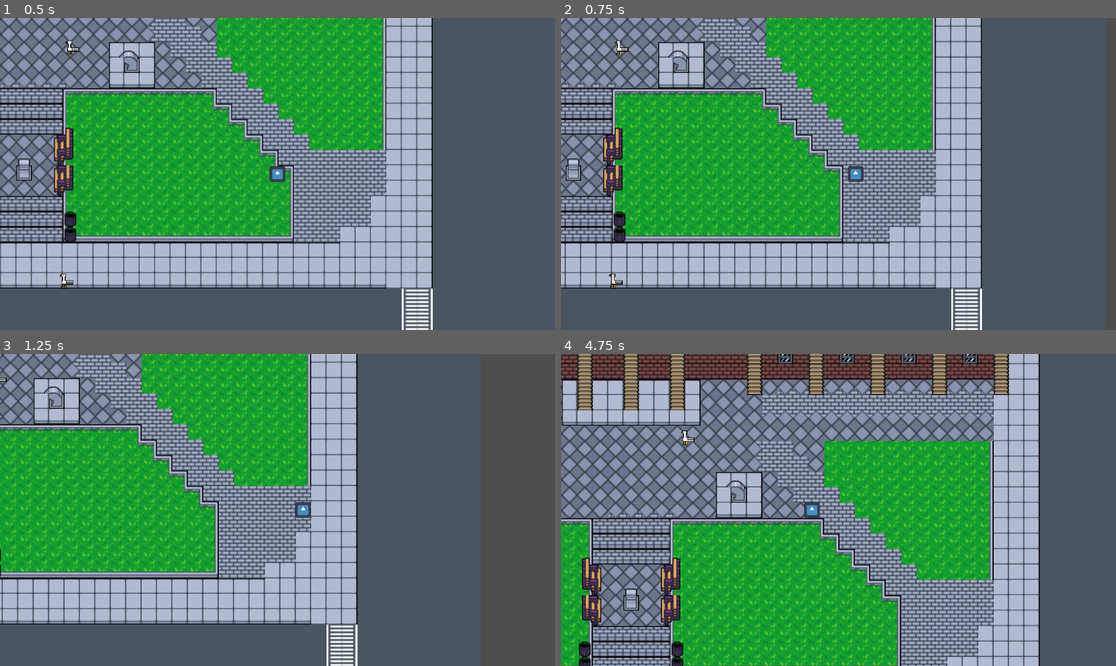
Above: before the commit, frames 1-4 (two rows, left to right).
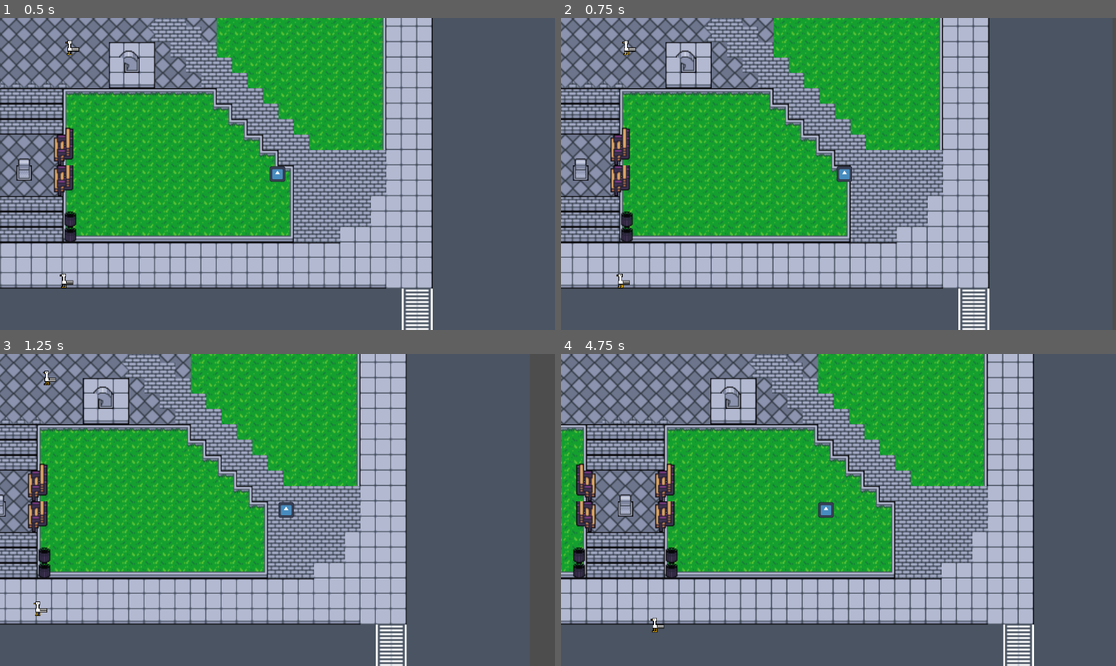
Above: after the commit, the same moments.

Repository: ReusableChopsticks/GodotGame
Game: Godot game, scene res://scenes/levels/level_base.tscn
Same seed, same stepped clock (60 frames per second), same inputs: the game is played once before the commit and once after it. The engine's default icon, where the game draws it, is replaced by a stand-in: a white triangle on a blue panel in a dark square.
Inputs:
- Up to frame 1 (0.5 s): no input
- Up to frame 2 (0.75 s): tap Enter at 0.5 s; hold D (move_right) from 0.53 s (still down); hold E (eat) from 0.53 s (still down)
- Up to frame 3 (1.25 s): keep holding D (move_right); keep holding E (eat); tap Q (throw) at 0.8 s
- Up to frame 4 (4.75 s): release D (move_right) at 1.28 s; release E (eat) at 1.28 s; hold Down (move_down) 1.28-2.03 s; tap Q (throw) at 1.35, 2.3, 3.8, 4.35 s; tap E (eat) at 1.55, 3.05, 4.55 s; hold D (move_right) 2.03-2.78 s; hold E (eat) 2.03-2.78 s; hold Up (move_up) 2.78-3.53 s; tap R (ready_camera) at 2.85 s; hold V (take_photo) 3.53-4.28 s; hold A (move_left) from 3.53 s (still down)

Frame 1 is identical in both runs. In frame 2, 23% of the frame differs, in the area x 0-78%, y 0-100%; in frame 3, 38%; in frame 4, 70%, in the area x 0-87%, y 0-100%.

Commit message:
lunch now gets eaten started on crumbs

Diff:
--- /dev/null
+++ b/scenes/crumbs/crumb_thrower.gd
@@ -0,0 +1,11 @@
+extends Node2D
+
+
+# Called when the node enters the scene tree for the first time.
+func _ready():
+	pass # Replace with function body.
+
+
+# Called every frame. 'delta' is the elapsed time since the previous frame.
+func _process(delta):
+	pass
--- /dev/null
+++ b/scenes/crumbs/crumb_thrower.tscn
@@ -0,0 +1,6 @@
+[gd_scene load_steps=2 format=3 uid="uid://dsubgwle1qnp0"]
+
+[ext_resource type="Script" path="res://scenes/crumbs/crumb_thrower.gd" id="1_i50v3"]
+
+[node name="crumb_thrower" type="Node2D"]
+script = ExtResource("1_i50v3")
--- /dev/null
+++ b/scenes/crumbs/crumbs.tscn
@@ -0,0 +1,17 @@
+[gd_scene load_steps=3 format=3 uid="uid://bw0badpfeebre"]
+
+[ext_resource type="Texture2D" uid="uid://ced1sbcksdld0" path="res://scenes/crumbs/crumbs_sprite.png" id="1_naf0m"]
+
+[sub_resource type="RectangleShape2D" id="RectangleShape2D_dfuvf"]
+size = Vector2(14, 14)
+
+[node name="crumbs" type="Area2D"]
+
+[node name="Sprite2D" type="Sprite2D" parent="."]
+position = Vector2(80, 37)
+scale = Vector2(0.1, 0.1)
+texture = ExtResource("1_naf0m")
+
+[node name="CollisionShape2D" type="CollisionShape2D" parent="."]
+position = Vector2(80, 37)
+shape = SubResource("RectangleShape2D_dfuvf")
--- a/scenes/enemies/seagull.gd
+++ b/scenes/enemies/seagull.gd
@@ -32,7 +32,7 @@
 		print(str(body.name) + " has entered seagull range")
 
 # If the player is an Area2D for some reason, copy paste code above down here
-func _on_detect_area_area_entered(area):
+func _on_detect_area_area_entered(_area):
 	pass
 
 func fly_towards_player():
--- a/scenes/levels/level_base.tscn
+++ b/scenes/levels/level_base.tscn
@@ -1,8 +1,9 @@
-[gd_scene load_steps=4 format=3 uid="uid://b6bltyd5sc24d"]
+[gd_scene load_steps=5 format=3 uid="uid://b6bltyd5sc24d"]
 
 [ext_resource type="TileSet" uid="uid://cjgy3i8agdgn2" path="res://graphics/tilemaps/city/city.tres" id="1_ibaco"]
 [ext_resource type="PackedScene" uid="uid://byc3q31dfxkfl" path="res://scenes/player/player.tscn" id="2_atl8d"]
 [ext_resource type="PackedScene" uid="uid://mkfqrm438dw1" path="res://scenes/enemies/seagull.tscn" id="3_j2x8c"]
+[ext_resource type="PackedScene" uid="uid://bdy2oabwtmogw" path="res://scenes/lunch/lunch.tscn" id="4_70h26"]
 
 [node name="LevelBase" type="Node2D"]
 
@@ -18,16 +19,18 @@
 
 [node name="Seagull" parent="Enemies" instance=ExtResource("3_j2x8c")]
 position = Vector2(210, 204)
-metadata/_edit_group_ = true
 
 [node name="Seagull2" parent="Enemies" instance=ExtResource("3_j2x8c")]
 position = Vector2(420, 408)
-metadata/_edit_group_ = true
 
 [node name="Seagull3" parent="Enemies" instance=ExtResource("3_j2x8c")]
 position = Vector2(426, 166)
-metadata/_edit_group_ = true
 
 [node name="Player" parent="." instance=ExtResource("2_atl8d")]
 position = Vector2(639, 297)
 scale = Vector2(0.125, 0.125)
+
+[node name="Lunch" parent="Player" instance=ExtResource("4_70h26")]
+
+[connection signal="eat" from="Player" to="Player/Lunch" method="_on_player_eat"]
+[connection signal="eating_speed_percentage" from="Player/Lunch" to="Player" method="_on_lunch_eating_speed_percentage"]
--- a/lunch.gd
+++ b/scenes/lunch/lunch.gd
@@ -2,7 +2,7 @@
 @export var eat_rate = 1
 @export var eat_percent = 0
 @export_enum("Wrap", "Fork", "Chopsticks", "Soup") var food_type: int
-@export var wrap_percentage = 50
+@export var wrap_move_percentage = 50
 signal eating_speed_percentage(percent:int)
 signal launch_microgame(game)
 signal food_complete
@@ -20,13 +20,14 @@
 			food_complete.emit()
 
 
-func _on_eat(is_moving:bool):
+func _on_player_eat(is_moving:bool):
+	print(eat_percent)
 	if eating:
 		eating = false
 		eating_speed_percentage.emit(100)
 	elif food_type == 0:
 		eating = true
-		eating_speed_percentage.emit(wrap_percentage)
+		eating_speed_percentage.emit(wrap_move_percentage)
 	elif is_moving:
 		eating = true
 		eating_speed_percentage.emit(0)
--- a/lunch.tscn
+++ b/scenes/lunch/lunch.tscn
@@ -1,6 +1,6 @@
 [gd_scene load_steps=2 format=3 uid="uid://bdy2oabwtmogw"]
 
-[ext_resource type="Script" path="res://lunch.gd" id="1_e06mv"]
+[ext_resource type="Script" path="res://scenes/lunch/lunch.gd" id="1_e06mv"]
 
 [node name="Lunch" type="Node2D"]
 script = ExtResource("1_e06mv")
--- a/scenes/player/player.gd
+++ b/scenes/player/player.gd
@@ -9,23 +9,25 @@
 var is_camera_out
 var throw_distance
 
-@export var speed: int = 100
+@export var base_speed: int = 100
 @export var moving = false
 @export var starting_throw_distance = 5
 @export var throw_grow_distance = 5
 @export var player_stats: Resource
+
+var speed
 
 # Called when the node enters the scene tree for the first time.
 func _ready():
 	screen_size = get_viewport_rect().size
 	throw_distance = starting_throw_distance
 	is_camera_out = false
-
+	speed = base_speed
 	player_stats.player_pos = position
 
 
 # Called every frame. 'delta' is the elapsed time since the previous frame.
-func _process(delta):
+func _process(_delta):
 	var direction = Input.get_vector("move_left", "move_right", "move_up", "move_down")
 	velocity = direction * speed
 	move_and_slide()
@@ -40,11 +42,11 @@
 	#if Input.is_action_pressed("move_left"):
 		#velocity.x -= 1
 		#
-	#if velocity.length() > 0:
+	if direction.length() > 0:
 		#velocity = velocity.normalized() * speed
-		#moving = true
-	#else:
-		#moving = false
+		moving = true
+	else:
+		moving = false
 	#position += velocity * delta
 	#position = position.clamp(Vector2.ZERO, screen_size)
 
@@ -55,7 +57,7 @@
 		throw.emit(throw_distance)
 		throw_distance = starting_throw_distance
 
-	if Input.is_action_pressed("eat"):
+	if Input.is_action_just_pressed("eat"):
 		eat.emit(moving)
 	if Input.is_action_pressed("ready_camera"):
 		is_camera_out = !is_camera_out
@@ -73,3 +75,7 @@
 	hit.emit()
 	# Must be deferred as we can't change physics properties on a physics callback.
 	$CollisionShape2D.set_deferred("disabled", true)
+
+
+func _on_lunch_eating_speed_percentage(percent):
+	speed = base_speed * percent/100
--- a/scenes/player/player.tscn
+++ b/scenes/player/player.tscn
@@ -20,7 +20,6 @@
 
 [node name="Player" type="CharacterBody2D"]
 script = ExtResource("1_jyobo")
-speed = 150
 player_stats = ExtResource("2_mlrcf")
 
 [node name="AnimatedSprite2D" type="AnimatedSprite2D" parent="."]
Binary file added: scenes/crumbs/crumbs_sprite.png
Not shown, added: scenes/crumbs/crumbs_sprite.png.import
Binary file added: scenes/crumbs/crumbsblurry.png
Not shown, added: scenes/crumbs/crumbsblurry.png.import
Binary file added: scenes/crumbs/crumbsblurry2.png
Not shown, added: scenes/crumbs/crumbsblurry2.png.import
Not shown, added: graphics/crumbs-20231202-152129.piskel
